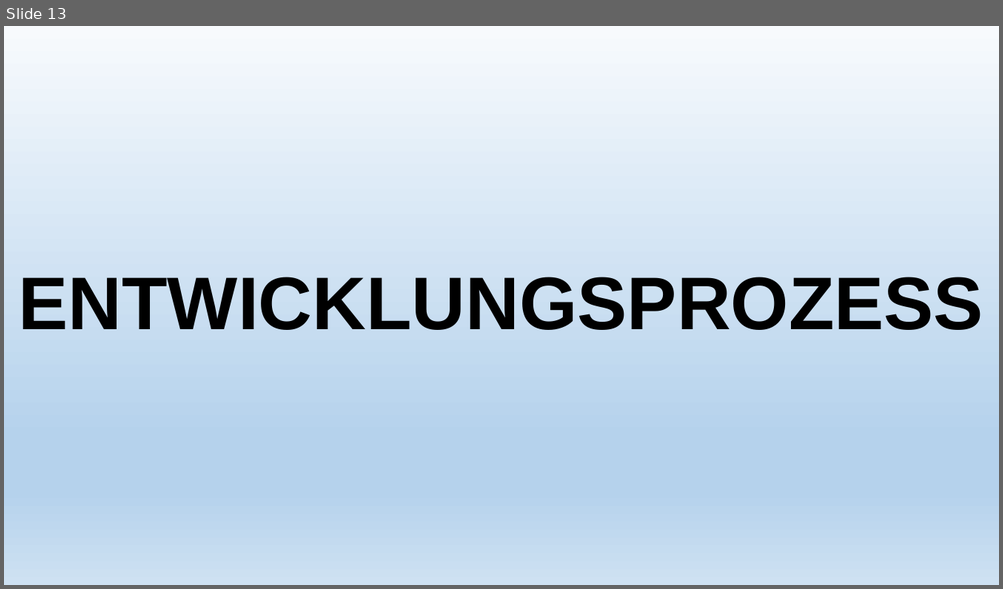
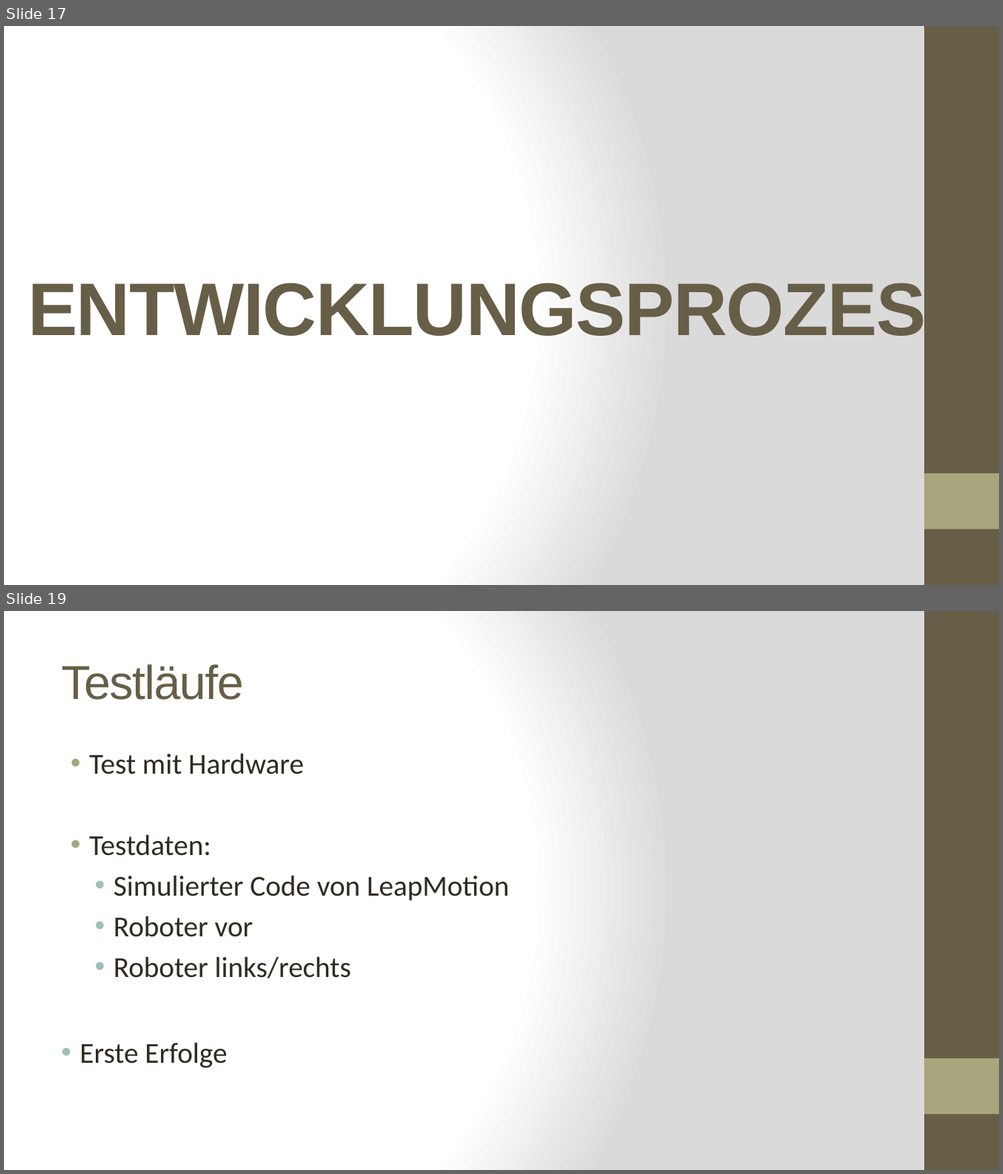
Before and after one commit to LeapMotionRobotTeam/Projekt-Roboter_mit_LeapMotion, a slide deck: Allgemeines/praesentation.pptx. Shown one above the other, each under a label of ours: slide 13 before the commit, slides 17 and 19 after it; the slides between them are not shown. The pictures are 1003x589 and 1003x1174 pixels, drawn with LibreOffice and Linux fonts; fonts in the diff are those of the drawing. Boxes give left, top, right and bottom in pixels: in the first picture for what was removed or moved away, otherwise in the second. Text is boxed around its words. In the diff, an @@ line names an element or a change of style, - is before the commit and + after.

```diff
--- a/Allgemeines/praesentation.pptx
+++ b/Allgemeines/praesentation.pptx
@@ slide 19 added at [4, 611, 999, 1170], background gradient #FFFFFF to #DADADA; not listed: 2 template elements that a slide beside it also shows @@
@@ title added at [61, 664, 243, 700], 46 pt, text #675E47 @@
+Testläufe
@@ text added at [79, 753, 509, 1068], 28 pt, text #2F2B20 @@
+• Test mit Hardware
+• Testdaten:
+  • Simulierter Code von LeapMotion
+  • Roboter vor
+  • Roboter links/rechts
+  • Erste Erfolge
@@ what was slide 13 is now slide 17 @@
@@ slide 17 changed as well @@
@@ background gradient #F7FAFD to #B5D2EC to #CEE1F2 to gradient #FFFFFF to #DADADA @@
@@ title "ENTWICKLUNGSPROZESS" at [28, 276, 974, 349]: text colour #000000 to #675E47, letter spacing 0 to -1 pt; line spacing 0.9 to 1 @@
@@ rectangle added at [924, 26, 999, 585], fill #675E47 @@
@@ rectangle added at [924, 474, 999, 530], fill #A9A57C @@
```
Also in this commit, not shown: 13 other slides changed, 8 other slides added.
